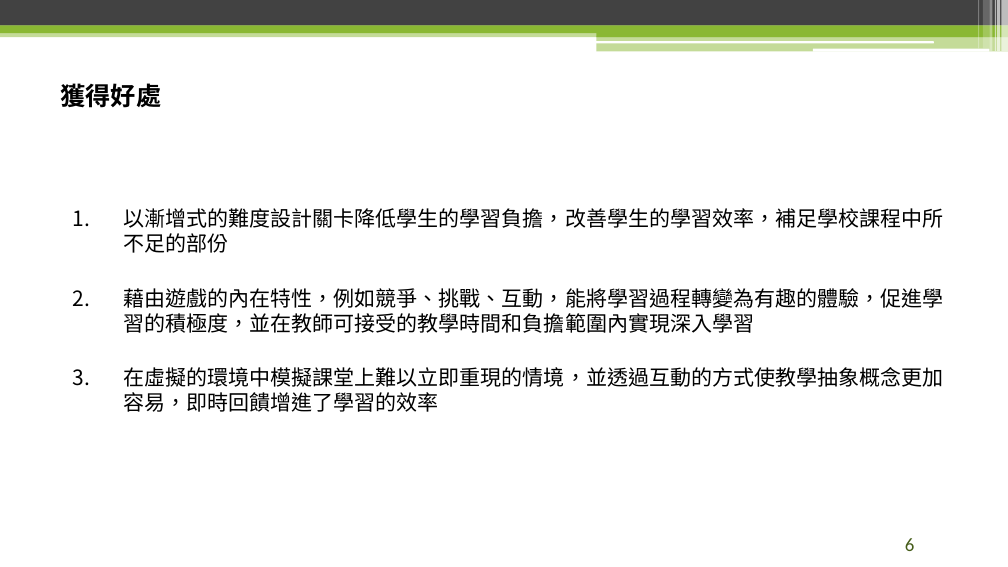
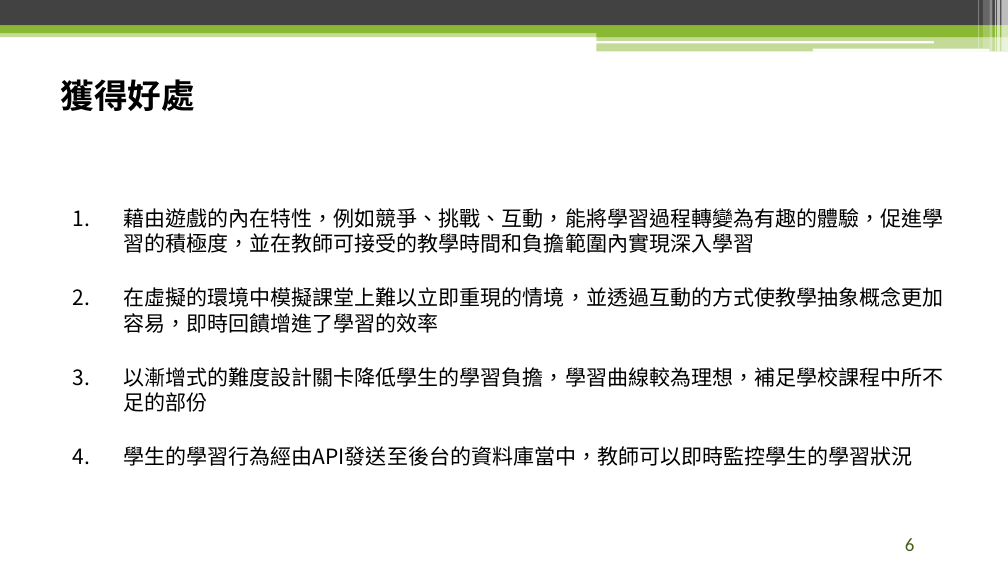
Before and after one commit to raknza/Master-Thesis, a slide deck: slide 6 of 論文口試.pptx. Drawn at 1008x567 pixels with LibreOffice and Linux fonts; fonts in the diff are those of the drawing; background and template pictures are left out. Boxes give left, top, right and bottom in pixels: in the first picture for what was removed or moved away, otherwise in the second. Text is boxed around its words. In the diff, an @@ line names an element or a change of style, - is before the commit and + after.

```diff
--- a/論文口試.pptx
+++ b/論文口試.pptx
@@ title "獲得好處" at box(60, 79, 194, 111): size 24 to 32 pt @@
@@ text at box(123, 208, 943, 253): paragraph removed @@
-1. 以漸增式的難度設計關卡降低學生的學習負擔，改善學生的學習效率，補足學校課程中所不足的部份
@@ text at box(123, 367, 943, 466): paragraphs added @@
+3. 以漸增式的難度設計關卡降低學生的學習負擔，學習曲線較為理想，補足學校課程中所不足的部份
+4. 學生的學習行為經由API發送至後台的資料庫當中，教師可以即時監控學生的學習狀況
```
Also in this commit, not shown: 26 other slides changed, 4 slides added, 3 other files.
